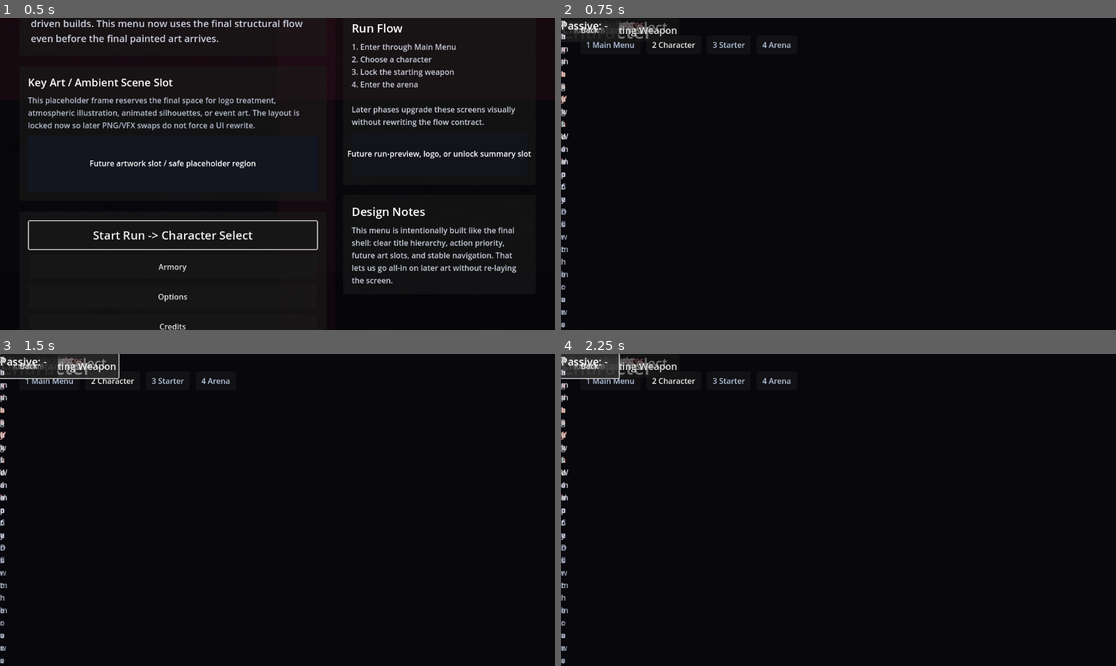
Above: before the commit, frames 1-4 (two rows, left to right).
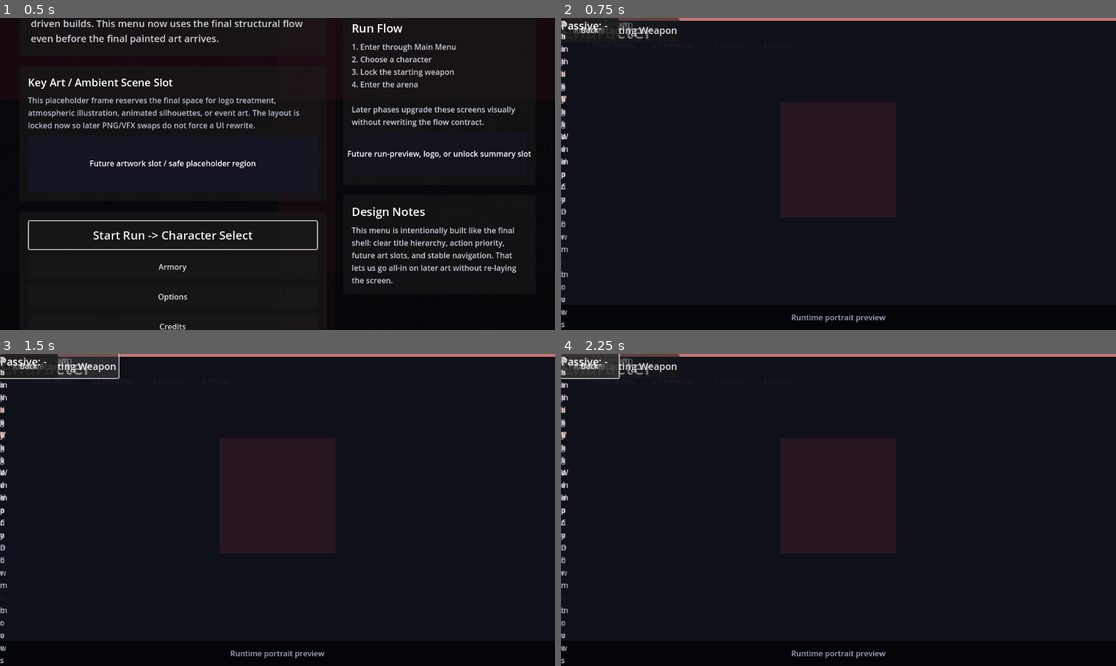
Above: after the commit, the same moments.

Repository: KevinRabbe/bullet-hell-roughe-lite
Game: Godot game, scene res://scenes/ui/MainMenu.tscn
Same seed, same stepped clock (60 frames per second), same inputs: the game is played once before the commit and once after it.
Inputs:
- Up to frame 1 (0.5 s): no input
- Up to frame 2 (0.75 s): click "Start Run -> Character Select" at 0.5 s
- Up to frame 3 (1.5 s): click "Choose Starting Weapon" at 1.25 s
- Up to frame 4 (2.25 s): click "Random" at 2 s

Frame 1 is identical in both runs. In frame 2, 9.1% of the frame differs, in the area x 0-100%, y 0-100%; in frame 3, 9.1%; in frame 4, 9.1%.
Error before the commit: Cannot call method 'get_children' on a null value. (res://scripts/ui/character_select_screen.gd:88)
Error after the commit: Cannot call method 'get_children' on a null value. (res://scripts/ui/character_select_screen.gd:92)

Commit message:
Polish menu portrait visibility

Diff:
--- a/scenes/ui/CharacterSelect.tscn
+++ b/scenes/ui/CharacterSelect.tscn
@@ -191,12 +191,80 @@
 theme_override_constants/margin_right = 18
 theme_override_constants/margin_bottom = 18
 
-[node name="PortraitRect" type="TextureRect" parent="RootMargin/MainHBox/HeroPanel/HeroMargin/HeroVBox/PortraitPanel/PortraitMargin"]
+[node name="PortraitStage" type="Control" parent="RootMargin/MainHBox/HeroPanel/HeroMargin/HeroVBox/PortraitPanel/PortraitMargin"]
+layout_mode = 2
+size_flags_vertical = 3
+
+[node name="PortraitBackdrop" type="ColorRect" parent="RootMargin/MainHBox/HeroPanel/HeroMargin/HeroVBox/PortraitPanel/PortraitMargin/PortraitStage"]
+layout_mode = 1
+anchors_preset = 15
+anchor_right = 1.0
+anchor_bottom = 1.0
+grow_horizontal = 2
+grow_vertical = 2
+color = Color(0.0588235, 0.0666667, 0.105882, 0.94)
+
+[node name="PortraitHalo" type="ColorRect" parent="RootMargin/MainHBox/HeroPanel/HeroMargin/HeroVBox/PortraitPanel/PortraitMargin/PortraitStage"]
+layout_mode = 1
+anchors_preset = 8
+anchor_left = 0.5
+anchor_top = 0.5
+anchor_right = 0.5
+anchor_bottom = 0.5
+offset_left = -120.0
+offset_top = -150.0
+offset_right = 120.0
+offset_bottom = 90.0
+grow_horizontal = 2
+grow_vertical = 2
+color = Color(0.592157, 0.2, 0.286275, 0.18)
+
+[node name="PortraitAccentBar" type="ColorRect" parent="RootMargin/MainHBox/HeroPanel/HeroMargin/HeroVBox/PortraitPanel/PortraitMargin/PortraitStage"]
+layout_mode = 1
+anchors_preset = 10
+anchor_right = 1.0
+offset_bottom = 6.0
+grow_horizontal = 2
+color = Color(0.992157, 0.560784, 0.560784, 0.8)
+
+[node name="PortraitFloor" type="ColorRect" parent="RootMargin/MainHBox/HeroPanel/HeroMargin/HeroVBox/PortraitPanel/PortraitMargin/PortraitStage"]
+layout_mode = 1
+anchors_preset = 12
+anchor_top = 1.0
+anchor_right = 1.0
+anchor_bottom = 1.0
+offset_top = -52.0
+grow_horizontal = 2
+grow_vertical = 0
+color = Color(0.0117647, 0.0156863, 0.027451, 0.88)
+
+[node name="PortraitCenter" type="CenterContainer" parent="RootMargin/MainHBox/HeroPanel/HeroMargin/HeroVBox/PortraitPanel/PortraitMargin/PortraitStage"]
+layout_mode = 1
+anchors_preset = 15
+anchor_right = 1.0
+anchor_bottom = 1.0
+grow_horizontal = 2
+grow_vertical = 2
+
+[node name="PortraitRect" type="TextureRect" parent="RootMargin/MainHBox/HeroPanel/HeroMargin/HeroVBox/PortraitPanel/PortraitMargin/PortraitStage/PortraitCenter"]
+custom_minimum_size = Vector2(0, 280)
 layout_mode = 2
 size_flags_horizontal = 4
-size_flags_vertical = 4
 expand_mode = 1
 stretch_mode = 5
+
+[node name="PortraitCaption" type="Label" parent="RootMargin/MainHBox/HeroPanel/HeroMargin/HeroVBox/PortraitPanel/PortraitMargin/PortraitStage"]
+layout_mode = 1
+anchors_preset = 12
+anchor_top = 1.0
+anchor_right = 1.0
+anchor_bottom = 1.0
+offset_top = -38.0
+grow_horizontal = 2
+grow_vertical = 0
+theme_override_colors/font_color = Color(0.772549, 0.8, 0.878431, 0.84)
+horizontal_alignment = 1
+text = "Runtime portrait preview"
 
 [node name="HeroMeta" type="VBoxContainer" parent="RootMargin/MainHBox/HeroPanel/HeroMargin/HeroVBox"]
 layout_mode = 2
@@ -222,7 +290,12 @@
 layout_mode = 2
 theme_override_colors/font_color = Color(0.75, 0.79, 0.86, 0.95)
 autowrap_mode = 3
-text = "Tags: -"
+text = "Build Tags"
+
+[node name="TagChips" type="FlowContainer" parent="RootMargin/MainHBox/HeroPanel/HeroMargin/HeroVBox/HeroMeta"]
+layout_mode = 2
+theme_override_constants/h_separation = 8
+theme_override_constants/v_separation = 8
 
 [node name="ActionRow" type="HBoxContainer" parent="RootMargin/MainHBox/HeroPanel/HeroMargin/HeroVBox"]
 layout_mode = 2
--- a/scenes/ui/StartingWeaponSelect.tscn
+++ b/scenes/ui/StartingWeaponSelect.tscn
@@ -169,8 +169,64 @@
 layout_mode = 2
 theme_override_constants/separation = 12
 
-[node name="PortraitRect" type="TextureRect" parent="RootMargin/MainHBox/CharacterPanel/CharacterMargin/CharacterVBox/HeroPanel/HeroMargin/HeroVBox"]
+[node name="PortraitStage" type="Control" parent="RootMargin/MainHBox/CharacterPanel/CharacterMargin/CharacterVBox/HeroPanel/HeroMargin/HeroVBox"]
 custom_minimum_size = Vector2(0, 210)
+layout_mode = 2
+size_flags_vertical = 3
+
+[node name="PortraitBackdrop" type="ColorRect" parent="RootMargin/MainHBox/CharacterPanel/CharacterMargin/CharacterVBox/HeroPanel/HeroMargin/HeroVBox/PortraitStage"]
+layout_mode = 1
+anchors_preset = 15
+anchor_right = 1.0
+anchor_bottom = 1.0
+grow_horizontal = 2
+grow_vertical = 2
+color = Color(0.0588235, 0.0666667, 0.105882, 0.94)
+
+[node name="PortraitHalo" type="ColorRect" parent="RootMargin/MainHBox/CharacterPanel/CharacterMargin/CharacterVBox/HeroPanel/HeroMargin/HeroVBox/PortraitStage"]
+layout_mode = 1
+anchors_preset = 8
+anchor_left = 0.5
+anchor_top = 0.5
+anchor_right = 0.5
+anchor_bottom = 0.5
+offset_left = -90.0
+offset_top = -112.0
+offset_right = 90.0
+offset_bottom = 60.0
+grow_horizontal = 2
+grow_vertical = 2
+color = Color(0.592157, 0.2, 0.286275, 0.18)
+
+[node name="PortraitAccentBar" type="ColorRect" parent="RootMargin/MainHBox/CharacterPanel/CharacterMargin/CharacterVBox/HeroPanel/HeroMargin/HeroVBox/PortraitStage"]
+layout_mode = 1
+anchors_preset = 10
+anchor_right = 1.0
+offset_bottom = 6.0
+grow_horizontal = 2
+color = Color(0.992157, 0.560784, 0.560784, 0.8)
+
+[node name="PortraitFloor" type="ColorRect" parent="RootMargin/MainHBox/CharacterPanel/CharacterMargin/CharacterVBox/HeroPanel/HeroMargin/HeroVBox/PortraitStage"]
+layout_mode = 1
+anchors_preset = 12
+anchor_top = 1.0
+anchor_right = 1.0
+anchor_bottom = 1.0
+offset_top = -38.0
+grow_horizontal = 2
+grow_vertical = 0
+color = Color(0.0117647, 0.0156863, 0.027451, 0.88)
+
+[node name="PortraitCenter" type="CenterContainer" parent="RootMargin/MainHBox/CharacterPanel/CharacterMargin/CharacterVBox/HeroPanel/HeroMargin/HeroVBox/PortraitStage"]
+layout_mode = 1
+anchors_preset = 15
+anchor_right = 1.0
+anchor_bottom = 1.0
+grow_horizontal = 2
+grow_vertical = 2
+
+[node name="PortraitRect" type="TextureRect" parent="RootMargin/MainHBox/CharacterPanel/CharacterMargin/CharacterVBox/HeroPanel/HeroMargin/HeroVBox/PortraitStage/PortraitCenter"]
+custom_minimum_size = Vector2(0, 180)
 layout_mode = 2
 size_flags_horizontal = 4
 expand_mode = 1
--- a/scripts/ui/character_select_screen.gd
+++ b/scripts/ui/character_select_screen.gd
@@ -6,7 +6,10 @@
 
 @onready var roster_list: VBoxContainer = $RootMargin/MainHBox/RosterPanel/RosterMargin/RosterVBox/RosterList
 @onready var heading_label: Label = $RootMargin/MainHBox/HeroPanel/HeroMargin/HeroVBox/HeroHeading
-@onready var portrait_rect: TextureRect = $RootMargin/MainHBox/HeroPanel/HeroMargin/HeroVBox/PortraitPanel/PortraitMargin/PortraitRect
+@onready var portrait_rect: TextureRect = $RootMargin/MainHBox/HeroPanel/HeroMargin/HeroVBox/PortraitPanel/PortraitMargin/PortraitStage/PortraitCenter/PortraitRect
+@onready var portrait_backdrop: ColorRect = $RootMargin/MainHBox/HeroPanel/HeroMargin/HeroVBox/PortraitPanel/PortraitMargin/PortraitStage/PortraitBackdrop
+@onready var portrait_halo: ColorRect = $RootMargin/MainHBox/HeroPanel/HeroMargin/HeroVBox/PortraitPanel/PortraitMargin/PortraitStage/PortraitHalo
+@onready var portrait_accent_bar: ColorRect = $RootMargin/MainHBox/HeroPanel/HeroMargin/HeroVBox/PortraitPanel/PortraitMargin/PortraitStage/PortraitAccentBar
 @onready var family_label: Label = $RootMargin/MainHBox/HeroPanel/HeroMargin/HeroVBox/HeroMeta/Family
 @onready var name_label: Label = $RootMargin/MainHBox/HeroPanel/HeroMargin/HeroVBox/HeroMeta/Name
 @onready var summary_label: Label = $RootMargin/MainHBox/DetailPanel/DetailMargin/DetailVBox/Summary
@@ -14,6 +17,7 @@
 @onready var passive_label: Label = $RootMargin/MainHBox/DetailPanel/DetailMargin/DetailVBox/PassiveName
 @onready var passive_summary_label: Label = $RootMargin/MainHBox/DetailPanel/DetailMargin/DetailVBox/PassiveSummary
 @onready var tags_label: Label = $RootMargin/MainHBox/HeroPanel/HeroMargin/HeroVBox/HeroMeta/Tags
+@onready var tag_chips: FlowContainer = $RootMargin/MainHBox/HeroPanel/HeroMargin/HeroVBox/HeroMeta/TagChips
 @onready var difficulty_label: Label = $RootMargin/MainHBox/HeroPanel/HeroMargin/HeroVBox/HeroMeta/Difficulty
 @onready var starter_weapon_label: Label = $RootMargin/MainHBox/DetailPanel/DetailMargin/DetailVBox/StarterWeapon
 @onready var arsenal_label: Label = $RootMargin/MainHBox/DetailPanel/DetailMargin/DetailVBox/Arsenal
@@ -173,7 +177,8 @@
 			var tag_text := str(tag_variant)
 			if tag_text != "":
 				tags.append(tag_text.capitalize())
-	tags_label.text = "Tags: %s" % (", ".join(tags) if not tags.is_empty() else "None")
+	tags_label.text = "Build Tags"
+	_rebuild_tag_chips(tags, _family_accent_color(str(current_entry.get("preferred_weapon_family", ""))))
 	difficulty_label.text = "Difficulty: %s" % str(presentation.get("difficulty", "medium")).capitalize()
 	var starter_title := str(detail.get("starter_weapon_label", "Starting Weapon"))
 	starter_weapon_label.text = "%s: %s" % [starter_title, _join_detail_list(detail.get("starter_weapon_names", []), "Unknown")]
@@ -195,6 +200,13 @@
 func _apply_portrait(detail: Dictionary) -> void:
 	if portrait_rect == null:
 		return
+	var accent := _family_accent_color(str(detail.get("family_label", "")))
+	if portrait_backdrop != null:
+		portrait_backdrop.color = Color(0.05, 0.06, 0.1, 0.94)
+	if portrait_accent_bar != null:
+		portrait_accent_bar.color = accent
+	if portrait_halo != null:
+		portrait_halo.color = Color(accent.r, accent.g, accent.b, 0.18)
 	var visual_path := str(detail.get("visual_path", ""))
 	if visual_path == "":
 		portrait_rect.texture = null
@@ -213,6 +225,61 @@
 			parts.append(value)
 	return ", ".join(parts) if not parts.is_empty() else empty_text
 
+func _rebuild_tag_chips(tags: Array[String], accent: Color) -> void:
+	if tag_chips == null:
+		return
+	for child in tag_chips.get_children():
+		child.queue_free()
+	if tags.is_empty():
+		var empty_label := Label.new()
+		empty_label.text = "No build tags yet"
+		empty_label.modulate = Color(0.72, 0.76, 0.84, 0.9)
+		tag_chips.add_child(empty_label)
+		return
+	for tag in tags:
+		var chip := PanelContainer.new()
+		var chip_style := StyleBoxFlat.new()
+		chip_style.bg_color = Color(accent.r, accent.g, accent.b, 0.16)
+		chip_style.border_width_left = 1
+		chip_style.border_width_top = 1
+		chip_style.border_width_right = 1
+		chip_style.border_width_bottom = 1
+		chip_style.border_color = Color(accent.r, accent.g, accent.b, 0.45)
+		chip_style.corner_radius_top_left = 10
+		chip_style.corner_radius_top_right = 10
+		chip_style.corner_radius_bottom_right = 10
+		chip_style.corner_radius_bottom_left = 10
+		chip.add_theme_stylebox_override("panel", chip_style)
+		var margin := MarginContainer.new()
+		margin.add_theme_constant_override("margin_left", 10)
+		margin.add_theme_constant_override("margin_top", 4)
+		margin.add_theme_constant_override("margin_right", 10)
+		margin.add_theme_constant_override("margin_bottom", 4)
+		chip.add_child(margin)
+		var label := Label.new()
+		label.text = tag
+		label.modulate = Color(0.96, 0.97, 1.0, 0.95)
+		margin.add_child(label)
+		tag_chips.add_child(chip)
+
+func _family_accent_color(family_label: String) -> Color:
+	var normalized := family_label.strip_edges().to_lower().replace(" ", "_")
+	match normalized:
+		"gunslinger":
+			return Color(0.96, 0.72, 0.33, 1.0)
+		"harvester":
+			return Color(0.90, 0.33, 0.56, 1.0)
+		"hellfire":
+			return Color(0.95, 0.42, 0.32, 1.0)
+		"portal":
+			return Color(0.50, 0.68, 1.0, 1.0)
+		"devil":
+			return Color(0.97, 0.28, 0.38, 1.0)
+		"ritual":
+			return Color(0.83, 0.43, 0.96, 1.0)
+		_:
+			return Color(0.99, 0.56, 0.56, 1.0)
+
 func _find_character_entry(character_id: String) -> Dictionary:
 	for entry in character_entries:
 		if str(entry.get("id", "")) == character_id:
--- a/scripts/ui/starting_weapon_select_screen.gd
+++ b/scripts/ui/starting_weapon_select_screen.gd
@@ -4,7 +4,9 @@
 const GAME_SCENE_PATH := "res://scenes/game/Main.tscn"
 const CHARACTER_SELECT_SCENE_PATH := "res://scenes/ui/CharacterSelect.tscn"
 
-@onready var portrait_rect: TextureRect = $RootMargin/MainHBox/CharacterPanel/CharacterMargin/CharacterVBox/HeroPanel/HeroMargin/HeroVBox/PortraitRect
+@onready var portrait_rect: TextureRect = $RootMargin/MainHBox/CharacterPanel/CharacterMargin/CharacterVBox/HeroPanel/HeroMargin/HeroVBox/PortraitStage/PortraitCenter/PortraitRect
+@onready var portrait_halo: ColorRect = $RootMargin/MainHBox/CharacterPanel/CharacterMargin/CharacterVBox/HeroPanel/HeroMargin/HeroVBox/PortraitStage/PortraitHalo
+@onready var portrait_accent_bar: ColorRect = $RootMargin/MainHBox/CharacterPanel/CharacterMargin/CharacterVBox/HeroPanel/HeroMargin/HeroVBox/PortraitStage/PortraitAccentBar
 @onready var character_name_label: Label = $RootMargin/MainHBox/CharacterPanel/CharacterMargin/CharacterVBox/HeroPanel/HeroMargin/HeroVBox/CharacterName
 @onready var character_family_label: Label = $RootMargin/MainHBox/CharacterPanel/CharacterMargin/CharacterVBox/HeroPanel/HeroMargin/HeroVBox/CharacterFamily
 @onready var passive_label: Label = $RootMargin/MainHBox/CharacterPanel/CharacterMargin/CharacterVBox/HeroPanel/HeroMargin/HeroVBox/PassiveLabel
@@ -162,6 +164,11 @@
 	passive_label.text = "Passive: %s" % str(presentation.get("passive_name", "-"))
 	character_tags_label.text = "Tags: %s" % _join_tags(presentation.get("playstyle_tags", []))
 	fantasy_hook_label.text = str(detail.get("fantasy_hook", ""))
+	var accent := _family_accent_color(str(detail.get("family_label", "")))
+	if portrait_accent_bar != null:
+		portrait_accent_bar.color = accent
+	if portrait_halo != null:
+		portrait_halo.color = Color(accent.r, accent.g, accent.b, 0.18)
 	var visual_path := str(detail.get("visual_path", ""))
 	if visual_path == "":
 		portrait_rect.texture = null
@@ -179,6 +186,24 @@
 		if tag_text != "":
 			parts.append(tag_text.capitalize())
 	return ", ".join(parts) if not parts.is_empty() else "None"
+
+func _family_accent_color(family_label: String) -> Color:
+	var normalized := family_label.strip_edges().to_lower().replace(" ", "_")
+	match normalized:
+		"gunslinger":
+			return Color(0.96, 0.72, 0.33, 1.0)
+		"harvester":
+			return Color(0.90, 0.33, 0.56, 1.0)
+		"hellfire":
+			return Color(0.95, 0.42, 0.32, 1.0)
+		"portal":
+			return Color(0.50, 0.68, 1.0, 1.0)
+		"devil":
+			return Color(0.97, 0.28, 0.38, 1.0)
+		"ritual":
+			return Color(0.83, 0.43, 0.96, 1.0)
+		_:
+			return Color(0.99, 0.56, 0.56, 1.0)
 
 func _on_confirm_pressed() -> void:
 	if current_character_id == "" or weapon_options.is_empty():
